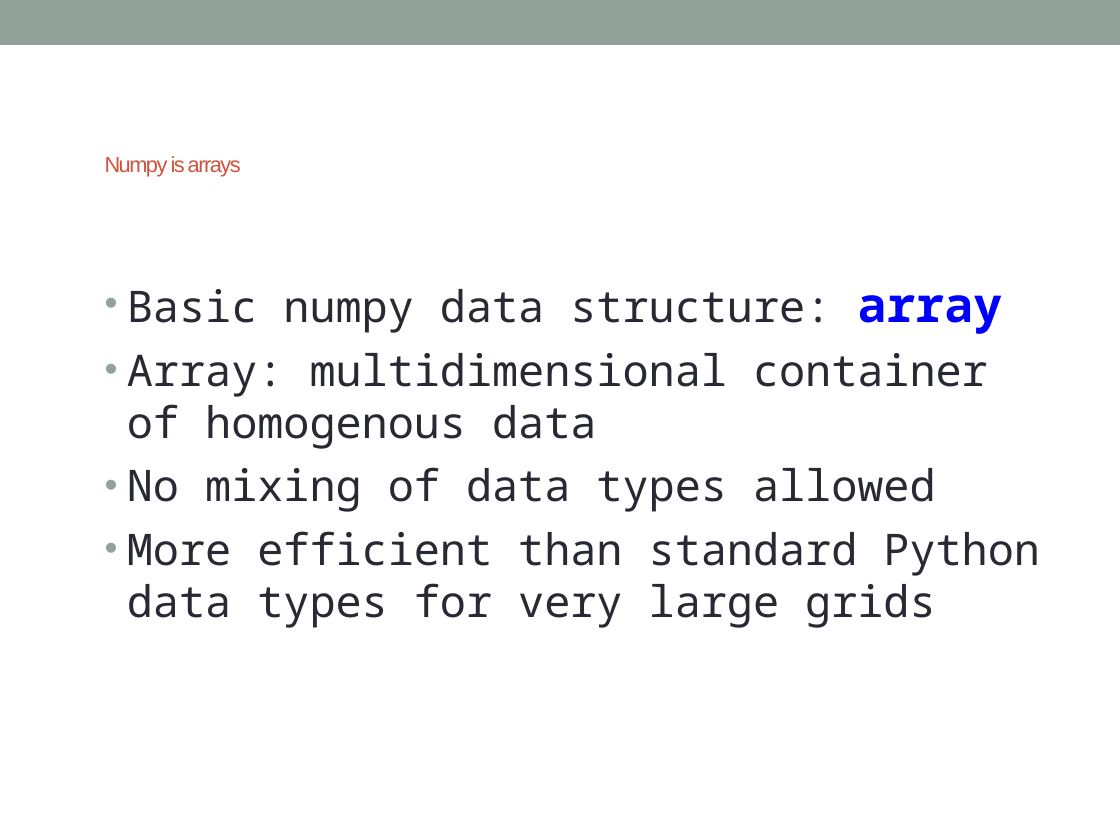
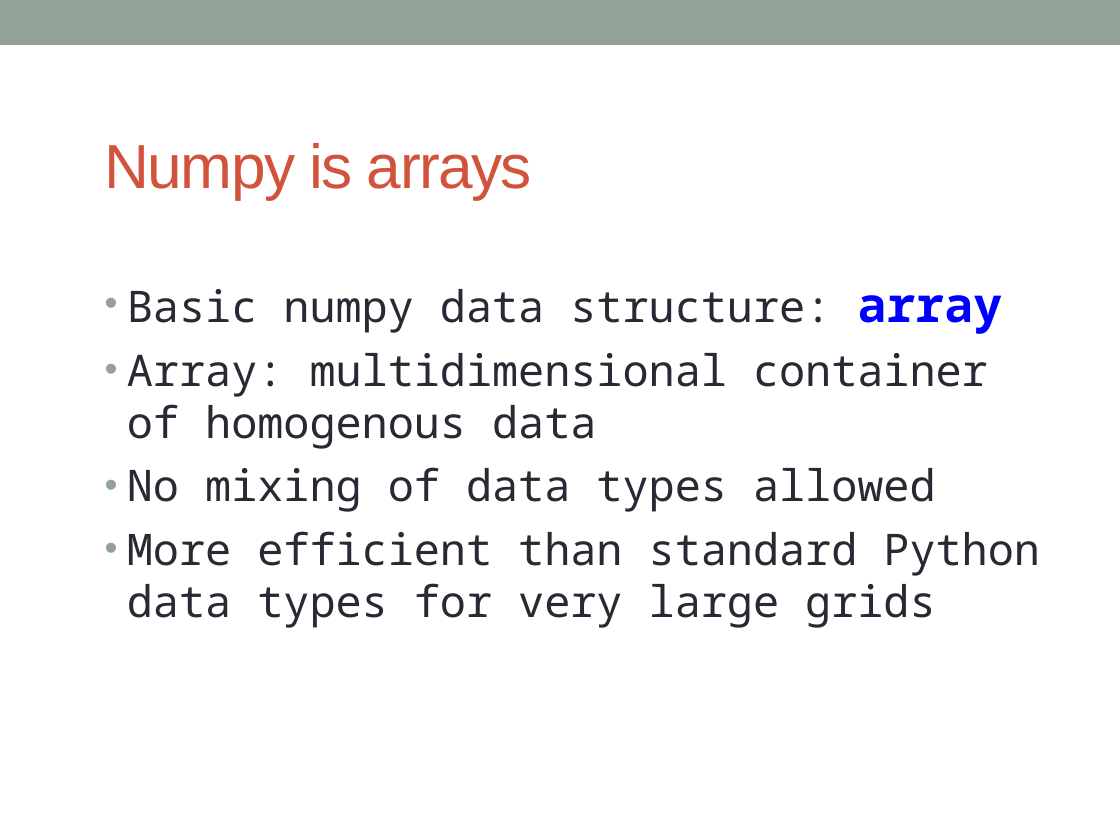
Before and after one commit to MGIS-UMN-GIS5578/GIS5578-week4, a slide deck: slide 18 of week4_modules_numpy.odp. Drawn at 1120x840 pixels with LibreOffice and Linux fonts; fonts in the diff are those of the drawing. Boxes give left, top, right and bottom in pixels: in the first picture for what was removed or moved away, otherwise in the second. Text is boxed around its words. In the diff, an @@ line names an element or a change of style, - is before the commit and + after.

```diff
--- a/week4_modules_numpy.odp
+++ b/week4_modules_numpy.odp
@@ title "Numpy is arrays" at (105, 143, 532, 199): size 14 to 40 pt @@
```
Also in this commit, not shown: 2 other files.
